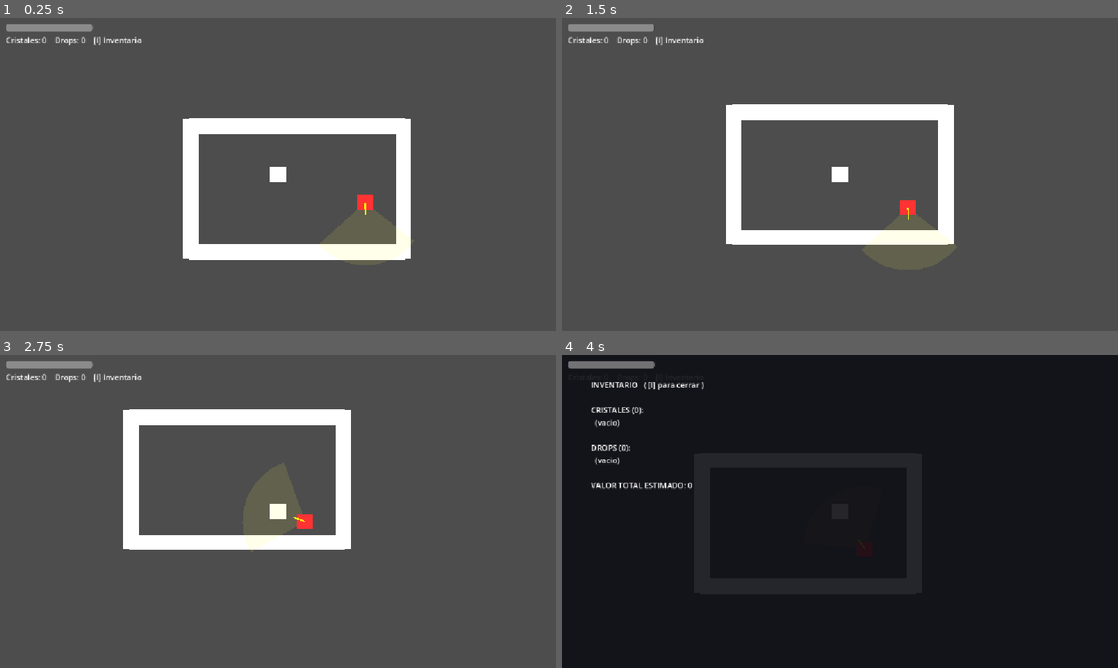
Above: before the commit, frames 1-4 (two rows, left to right).
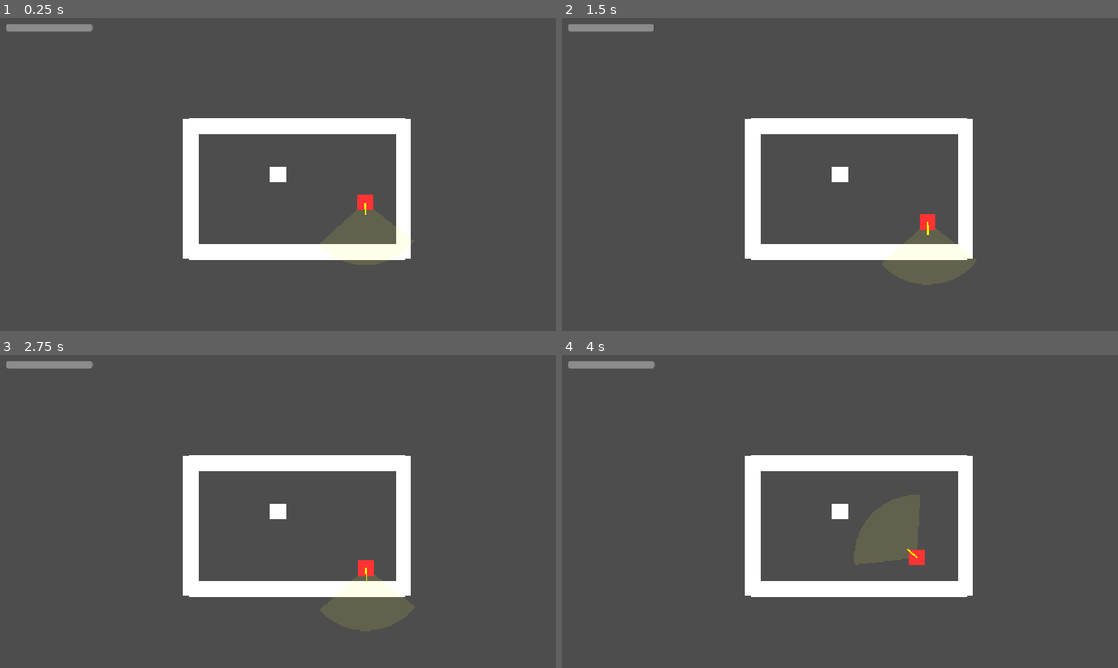
Above: after the commit, the same moments.

Repository: FurrionHD/prototipo-rpg-mazmorras
Game: Godot game, scene res://scenes/levels/main.tscn
Same seed, same stepped clock (60 frames per second), same inputs: the game is played once before the commit and once after it.
Inputs:
- Up to frame 1 (0.25 s): no input
- Up to frame 2 (1.5 s): hold D (move_right) 0.53-1.28 s; hold Ctrl 0.53-1.28 s; tap Space at 0.77 s; hold S (move_down) from 1.28 s (still down); tap Shift at 1.35 s
- Up to frame 3 (2.75 s): tap Space at 1.52 s; release S (move_down) at 2.03 s; hold D (move_right) from 2.03 s (still down); hold F from 2.03 s (still down)
- Up to frame 4 (4 s): release D (move_right) at 2.78 s; release F at 2.78 s; hold W (move_up) 2.78-3.53 s; tap I at 2.85 s; tap Space at 3.02, 3.77 s; hold A (move_left) from 3.53 s (still down); hold Ctrl from 3.53 s (still down)

The runs differ from the first frame. In frame 1, 0.2% of the frame differs, in the area x 1-26%, y 6-9%; in frame 2, 11%; in frame 3, 12%; in frame 4, 100%, in the area x 0-100%, y 0-100%.
Error after the commit: Invalid call. Nonexistent function 'overload_speed_factor' in base 'Node (game.gd)'. (res://scripts/actors/player/player.gd:117)

Commit message:
KAN-70 KAN-71 KAN-72 KAN-74: Peso, capacidad de carga y sobrecarga
Peso por objeto (cristales por categoria/calidad; drops fijos) y capacidad
de carga = (zurron + extra) x (1 + Fuerza/999 x 0.5). Sobrecarga GRADUAL:
al pasar el umbral, la velocidad baja poco a poco (mazmorra y combate).
Valor de cristal en CURVA por categoria (cat^2) y multiplicadores de calidad
mas marcados (intacto x2.5). HUD muestra peso/capacidad y avisa de sobrecarga.

Co-Authored-By: Claude Opus 4.8 <noreply@anthropic.com>

Diff:
--- a/scripts/actors/player/player.gd
+++ b/scripts/actors/player/player.gd
@@ -112,6 +112,9 @@
 	_stamina_bar.value = current_stamina
 	# Pista visual: la barra se pone rojiza mientras estas agotado.
 	_stamina_bar.modulate = Color(1.0, 0.4, 0.4) if _exhausted else Color.WHITE
+
+	# Sobrecarga: cuanto mas peso, mas lento (gradual).
+	speed *= Game.overload_speed_factor()
 
 	velocity = direction * speed
 	move_and_slide()
--- a/scripts/items/cristal.gd
+++ b/scripts/items/cristal.gd
@@ -18,13 +18,21 @@
 @export var calidad: Calidad = Calidad.NORMAL
 
 
-# Multiplicador de valor segun la calidad.
+# Multiplicador de VALOR segun la calidad (precios bien marcados).
 func multiplicador_calidad() -> float:
 	match calidad:
+		Calidad.INTACTO: return 2.5
+		Calidad.NORMAL: return 1.0
+		Calidad.DANADO: return 0.45
+		_: return 0.0  # ROTO
+
+# Multiplicador de PESO segun la calidad (dañado pesa menos).
+func peso_mult_calidad() -> float:
+	match calidad:
 		Calidad.INTACTO: return 1.0
-		Calidad.NORMAL: return 0.7
-		Calidad.DANADO: return 0.4
-		_: return 0.0  # ROTO
+		Calidad.NORMAL: return 0.9
+		Calidad.DANADO: return 0.7
+		_: return 0.0
 
 
 func se_pierde() -> bool:
@@ -39,6 +47,19 @@
 		_: return "Roto"
 
 
+# Valor base por CATEGORIA en CURVA (no lineal): las categorias bajas valen
+# poco y las altas suben fuerte. valor_base = categoria^2 * factor.
+const VALOR_CAT_FACTOR := 4.0
+func valor_base_categoria() -> int:
+	return int(round(categoria * categoria * VALOR_CAT_FACTOR))
+
 # Valor ESTIMADO (para el HUD). El precio real con azar se calcula en la tienda.
 func valor_estimado() -> int:
-	return int(round(categoria * 10.0 * multiplicador_calidad()))
+	return int(round(valor_base_categoria() * multiplicador_calidad()))
+
+
+# Peso del cristal: mayor categoria = mas pesado, y la calidad lo ajusta
+# (dañado pesa menos). PESO_FACTOR global por si quieres aligerar todo.
+const PESO_FACTOR := 1.0
+func peso() -> float:
+	return maxf(0.4, categoria * PESO_FACTOR * peso_mult_calidad())
--- a/scripts/items/monster_drop.gd
+++ b/scripts/items/monster_drop.gd
@@ -30,6 +30,11 @@
 		_: return 120
 
 
+# Peso del material (fijo, ligero).
+func peso() -> float:
+	return 2.0
+
+
 # Convierte un valor numerico (de la franja) en calidad. Umbrales ajustables.
 # (Permisivo a proposito: el drop ya es raro, asi que su calidad no es dura.)
 static func calidad_desde_valor(valor: int) -> Calidad:
--- a/scripts/ui/combat.gd
+++ b/scripts/ui/combat.gd
@@ -47,15 +47,17 @@
 
 var _player_exhausted_start: bool = false  # entro agotado
 var _slow_actions_left: int = 0            # acciones lentas que quedan
+var _player_overload_factor: float = 1.0   # <1 si entro sobrecargado (lento todo el combate)
 
 
 # Lo llama Game ANTES de añadir esta escena al arbol.
 func setup(player_c: Combatant, enemy_c: Combatant, enemy_initiated: bool,
-		player_exhausted: bool = false) -> void:
+		player_exhausted: bool = false, player_overload_factor: float = 1.0) -> void:
 	_player = player_c
 	_enemy = enemy_c
 	_enemy_initiated = enemy_initiated
 	_player_exhausted_start = player_exhausted
+	_player_overload_factor = player_overload_factor
 	_injected = true
 
 
@@ -125,6 +127,7 @@
 	var player_rate: float = SPEED_SCALE
 	if _slow_actions_left > 0:
 		player_rate *= EXHAUSTED_RATE
+	player_rate *= _player_overload_factor
 	_gauge[_player] += _player.spd() * delta * player_rate
 	_gauge[_enemy] += _enemy.spd() * delta * SPEED_SCALE
 
--- a/scripts/ui/hud.gd
+++ b/scripts/ui/hud.gd
@@ -37,9 +37,15 @@
 
 
 func _process(_delta: float) -> void:
-	# Actualiza el contador.
-	_counts.text = "Cristales: %d    Drops: %d    [I] Inventario" % [
-		Game.crystals.size(), Game.drops.size()]
+	# Actualiza el contador (con peso/capacidad).
+	_counts.text = "Cristales: %d   Drops: %d   Peso: %d/%d   [I] Inventario" % [
+		Game.crystals.size(), Game.drops.size(),
+		roundi(Game.peso_actual()), roundi(Game.capacidad_carga())]
+	if Game.esta_sobrecargado():
+		_counts.text += "   (SOBRECARGADO)"
+		_counts.modulate = Color(1.0, 0.5, 0.5)
+	else:
+		_counts.modulate = Color.WHITE
 
 	# Alterna el panel con la tecla I.
 	var t: bool = Input.is_key_pressed(KEY_I)
@@ -70,4 +76,7 @@
 		total += d.valor_estimado()
 
 	s += "\nVALOR TOTAL ESTIMADO: %d" % total
+	s += "\nPESO: %d / %d" % [roundi(Game.peso_actual()), roundi(Game.capacidad_carga())]
+	if Game.esta_sobrecargado():
+		s += "   (SOBRECARGADO: vas mas lento)"
 	_list.text = s
